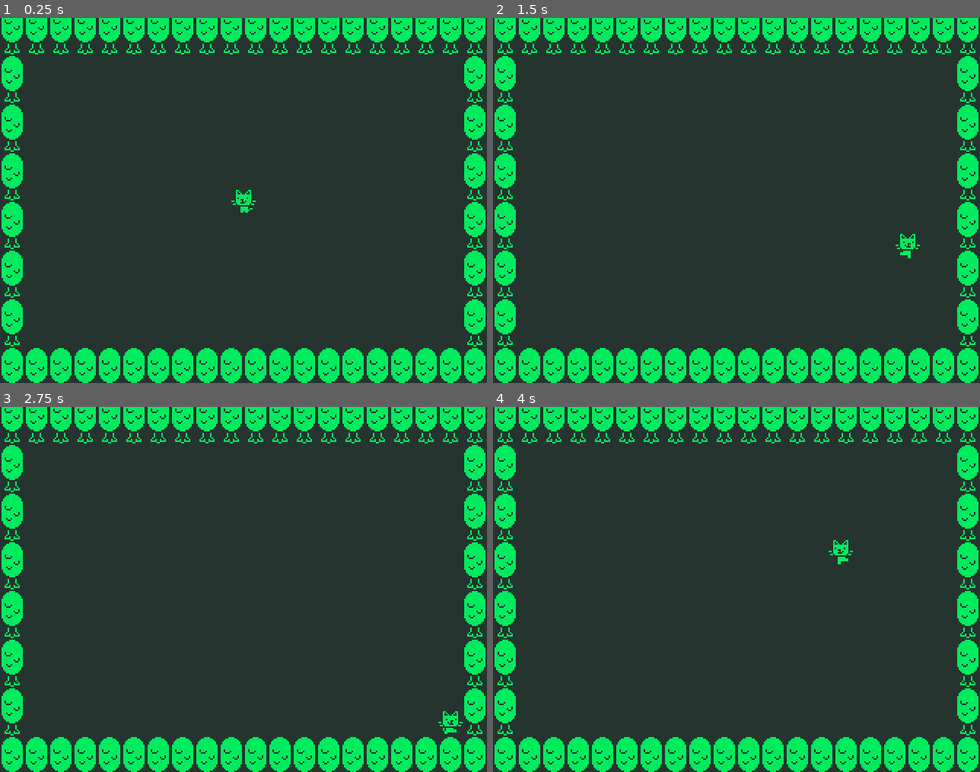
Above: before the commit, frames 1-4 (two rows, left to right).
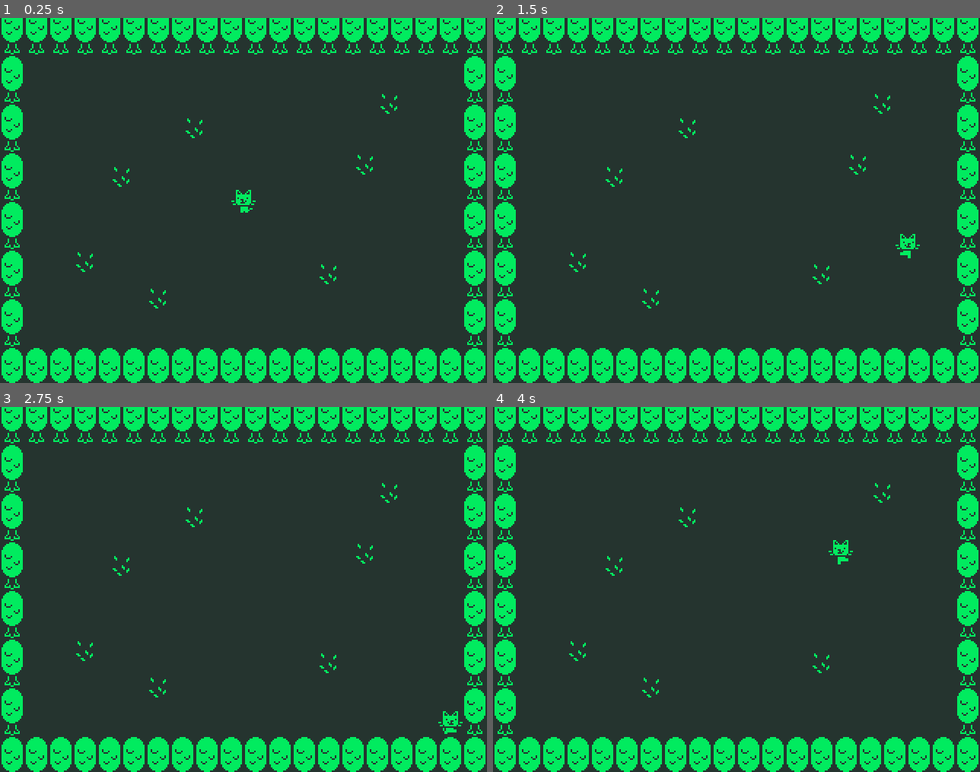
Above: after the commit, the same moments.

Repository: Razaann/Bloom-Rush
Game: Godot game, scene res://Scenes/level.tscn
Two runs of this game, one before a commit and one after it. Both use one fixed random seed, a clock stepped at 60 frames per second and the inputs below.
Inputs:
- Up to frame 1 (0.25 s): no input
- Up to frame 2 (1.5 s): tap Enter at 0.5 s; hold D (Right) 0.53-1.28 s; hold S (Down) from 1.28 s (still down)
- Up to frame 3 (2.75 s): release S (Down) at 2.03 s; hold D (Right) from 2.03 s (still down)
- Up to frame 4 (4 s): tap Space at 2.75 s; release D (Right) at 2.78 s; hold W (Up) 2.78-3.53 s; hold A (Left) from 3.53 s (still down)

The runs differ from the first frame. In frame 1, 0.2% of the frame differs, in the area x 15-82%, y 20-80%; in frame 2, 0.2%; in frame 3, 0.2%; in frame 4, 0.2%.

Commit message:
Adding Seed

Diff:
--- a/Codes/player.gd
+++ b/Codes/player.gd
@@ -2,6 +2,7 @@
 
 @export var moveSpeed : float = 150
 var moveDirection : Vector2
+var seed_count : int = 0
 
 @onready var animated_sprite_2d = $AnimatedSprite2D
 
@@ -27,3 +28,8 @@
 		animated_sprite_2d.play("idle")
 
 	move_and_slide()
+
+
+func add_seed():
+	seed_count += 1
+	print("Seeds: ", seed_count)
--- /dev/null
+++ b/Codes/seed.gd
@@ -0,0 +1,7 @@
+extends Node2D
+
+
+func _on_area_2d_body_entered(body):
+	if body.is_in_group("Player"):
+		body.add_seed()
+		queue_free()
--- a/Scenes/level.tscn
+++ b/Scenes/level.tscn
@@ -1,7 +1,8 @@
-[gd_scene load_steps=5 format=4 uid="uid://c1ovotxattyuk"]
+[gd_scene load_steps=6 format=4 uid="uid://c1ovotxattyuk"]
 
 [ext_resource type="Texture2D" uid="uid://c8qqcynm0i04i" path="res://Assets/animal-town-bw (1).png" id="1_tumq0"]
 [ext_resource type="PackedScene" uid="uid://blovseaxdtni2" path="res://Scenes/player.tscn" id="2_k5f4k"]
+[ext_resource type="PackedScene" uid="uid://bemwdf035cqvw" path="res://Scenes/seed.tscn" id="3_6phgx"]
 
 [sub_resource type="TileSetAtlasSource" id="TileSetAtlasSource_k5f4k"]
 texture = ExtResource("1_tumq0")
@@ -136,3 +137,24 @@
 
 [node name="Player" parent="." instance=ExtResource("2_k5f4k")]
 motion_mode = 1
+
+[node name="Seed" parent="." instance=ExtResource("3_6phgx")]
+position = Vector2(-104, 40)
+
+[node name="Seed2" parent="." instance=ExtResource("3_6phgx")]
+position = Vector2(-56, 64)
+
+[node name="Seed3" parent="." instance=ExtResource("3_6phgx")]
+position = Vector2(56, 48)
+
+[node name="Seed4" parent="." instance=ExtResource("3_6phgx")]
+position = Vector2(80, -24)
+
+[node name="Seed5" parent="." instance=ExtResource("3_6phgx")]
+position = Vector2(96, -64)
+
+[node name="Seed6" parent="." instance=ExtResource("3_6phgx")]
+position = Vector2(-32, -48)
+
+[node name="Seed7" parent="." instance=ExtResource("3_6phgx")]
+position = Vector2(-80, -16)
--- a/Scenes/player.tscn
+++ b/Scenes/player.tscn
@@ -40,7 +40,7 @@
 [sub_resource type="RectangleShape2D" id="RectangleShape2D_v0iea"]
 size = Vector2(16, 16)
 
-[node name="Player" type="CharacterBody2D"]
+[node name="Player" type="CharacterBody2D" groups=["Player"]]
 script = ExtResource("1_cvnsp")
 
 [node name="AnimatedSprite2D" type="AnimatedSprite2D" parent="."]
--- /dev/null
+++ b/Scenes/seed.tscn
@@ -0,0 +1,22 @@
+[gd_scene load_steps=4 format=3 uid="uid://bemwdf035cqvw"]
+
+[ext_resource type="Script" uid="uid://daw4qn775sg61" path="res://Codes/seed.gd" id="1_arhpd"]
+[ext_resource type="Texture2D" uid="uid://qcayf5m61c7y" path="res://Assets/animal-town-bw (2).png" id="1_h627t"]
+
+[sub_resource type="CircleShape2D" id="CircleShape2D_pf0hw"]
+radius = 8.0
+
+[node name="Seed" type="Node2D"]
+script = ExtResource("1_arhpd")
+
+[node name="Area2D" type="Area2D" parent="."]
+
+[node name="CollisionShape2D" type="CollisionShape2D" parent="Area2D"]
+shape = SubResource("CircleShape2D_pf0hw")
+
+[node name="Sprite2D" type="Sprite2D" parent="."]
+texture = ExtResource("1_h627t")
+region_enabled = true
+region_rect = Rect2(16, 80, 16, 16)
+
+[connection signal="body_entered" from="Area2D" to="." method="_on_area_2d_body_entered"]
--- a/icon.svg
+++ b/icon.svg
@@ -1 +1,46 @@
-<svg xmlns="http://www.w3.org/2000/svg" width="128" height="128"><rect width="124" height="124" x="2" y="2" fill="#363d52" stroke="#212532" stroke-width="4" rx="14"/><g fill="#fff" transform="translate(12.322 12.322)scale(.101)"><path d="M105 673v33q407 354 814 0v-33z"/><path fill="#478cbf" d="m105 673 152 14q12 1 15 14l4 67 132 10 8-61q2-11 15-15h162q13 4 15 15l8 61 132-10 4-67q3-13 15-14l152-14V427q30-39 56-81-35-59-83-108-43 20-82 47-40-37-88-64 7-51 8-102-59-28-123-42-26 43-46 89-49-7-98 0-20-46-46-89-64 14-123 42 1 51 8 102-48 27-88 64-39-27-82-47-48 49-83 108 26 42 56 81zm0 33v39c0 276 813 276 814 0v-39l-134 12-5 69q-2 10-14 13l-162 11q-12 0-16-11l-10-65H446l-10 65q-4 11-16 11l-162-11q-12-3-14-13l-5-69z"/><path d="M483 600c0 34 58 34 58 0v-86c0-34-58-34-58 0z"/><circle cx="725" cy="526" r="90"/><circle cx="299" cy="526" r="90"/></g><g fill="#414042" transform="translate(12.322 12.322)scale(.101)"><circle cx="307" cy="532" r="60"/><circle cx="717" cy="532" r="60"/></g></svg>
+<?xml version="1.0" encoding="utf-8"?>
+<svg width="320" height="320" viewBox="0 0 320 320" fill="none" xmlns="http://www.w3.org/2000/svg">
+  <g>
+    <rect width="320" height="320" fill="#25342F" fill-rule="evenodd" />
+    <rect width="80" height="20" fill="#01EB5F" fill-rule="evenodd" transform="translate(120 0)" />
+    <rect width="80" height="20" fill="#01EB5F" fill-rule="evenodd" transform="translate(120 200)" />
+    <rect width="80" height="20" fill="#01EB5F" fill-rule="evenodd" transform="translate(20 100)" />
+    <rect width="100" height="20" fill="#01EB5F" fill-rule="evenodd" transform="translate(20 80)" />
+    <rect width="120" height="20" fill="#01EB5F" fill-rule="evenodd" transform="translate(100 160)" />
+    <rect width="100" height="20" fill="#01EB5F" fill-rule="evenodd" transform="translate(200 80)" />
+    <rect width="100" height="20" fill="#01EB5F" fill-rule="evenodd" transform="translate(20 140)" />
+    <rect width="100" height="20" fill="#01EB5F" fill-rule="evenodd" transform="translate(200 140)" />
+    <rect width="80" height="20" fill="#01EB5F" fill-rule="evenodd" transform="translate(120 60)" />
+    <rect width="80" height="40" fill="#01EB5F" fill-rule="evenodd" transform="translate(120 100)" />
+    <rect width="80" height="20" fill="#01EB5F" fill-rule="evenodd" transform="translate(220 120)" />
+    <rect width="40" height="20" fill="#01EB5F" fill-rule="evenodd" transform="translate(220 100)" />
+    <rect width="20" height="20" fill="#01EB5F" fill-rule="evenodd" transform="translate(280 100)" />
+    <rect width="60" height="20" fill="#01EB5F" fill-rule="evenodd" transform="translate(160 40)" />
+    <rect width="60" height="20" fill="#01EB5F" fill-rule="evenodd" transform="translate(40 60)" />
+    <rect width="60" height="20" fill="#01EB5F" fill-rule="evenodd" transform="translate(100 180)" />
+    <rect width="60" height="100" fill="#01EB5F" fill-rule="evenodd" transform="translate(40 200)" />
+    <rect width="60" height="80" fill="#01EB5F" fill-rule="evenodd" transform="translate(140 240)" />
+    <rect width="20" height="60" fill="#01EB5F" fill-rule="evenodd" transform="translate(20 220)" />
+    <rect width="20" height="60" fill="#01EB5F" fill-rule="evenodd" transform="translate(100 220)" />
+    <rect width="60" height="20" fill="#01EB5F" fill-rule="evenodd" transform="translate(220 60)" />
+    <rect width="40" height="20" fill="#01EB5F" fill-rule="evenodd" transform="translate(100 40)" />
+    <rect width="120" height="20" fill="#01EB5F" fill-rule="evenodd" transform="translate(100 20)" />
+    <rect width="40" height="20" fill="#01EB5F" fill-rule="evenodd" transform="translate(180 180)" />
+    <rect width="40" height="20" fill="#01EB5F" fill-rule="evenodd" transform="translate(60 120)" />
+    <rect width="40" height="20" fill="#01EB5F" fill-rule="evenodd" transform="translate(40 160)" />
+    <rect width="40" height="20" fill="#01EB5F" fill-rule="evenodd" transform="translate(240 160)" />
+    <rect width="20" height="20" fill="#25342F" fill-rule="evenodd" transform="translate(80 220)" />
+    <rect width="20" height="20" fill="#25342F" fill-rule="evenodd" transform="translate(60 240)" />
+    <rect width="20" height="20" fill="#25342F" fill-rule="evenodd" transform="translate(140 300)" />
+    <rect width="20" height="20" fill="#25342F" fill-rule="evenodd" transform="translate(160 240)" />
+    <rect width="100" height="20" fill="#01EB5F" fill-rule="evenodd" transform="translate(200 240)" />
+    <rect width="100" height="20" fill="#01EB5F" fill-rule="evenodd" transform="translate(200 260)" />
+    <rect width="20" height="20" fill="#25342F" fill-rule="evenodd" transform="translate(180 260)" />
+    <rect width="20" height="20" fill="#01EB5F" fill-rule="evenodd" transform="translate(20 120)" />
+    <rect width="60" height="20" fill="#01EB5F" fill-rule="evenodd" transform="translate(220 280)" />
+    <rect width="20" height="20" fill="#25342F" fill-rule="evenodd" transform="translate(260 240)" />
+    <rect width="20" height="20" fill="#01EB5F" fill-rule="evenodd" transform="translate(200 220)" />
+    <rect width="40" height="20" fill="#01EB5F" fill-rule="evenodd" transform="translate(260 220)" />
+    <rect width="60" height="20" fill="#01EB5F" fill-rule="evenodd" transform="translate(220 200)" />
+  </g>
+</svg>
--- a/project.godot
+++ b/project.godot
@@ -19,6 +19,10 @@
 
 window/size/viewport_width=640
 window/size/viewport_height=480
+
+[global_group]
+
+Player=""
 
 [input]
 
Binary file removed: Assets/1-bit_interiors_8px-tilesSet (1).png
Binary file added: Assets/animal-town-bw (2).png
Not shown, changed: Assets/animal-town-bw (2).png.import
Not shown, added: Codes/seed.gd.uid
Not shown, changed: icon.svg.import
